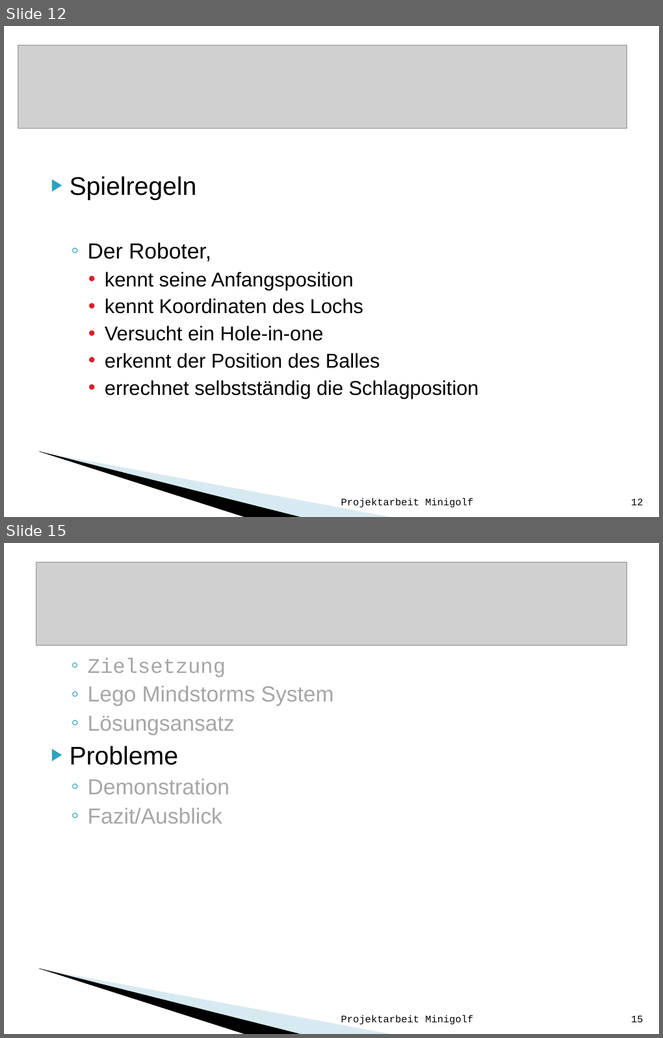
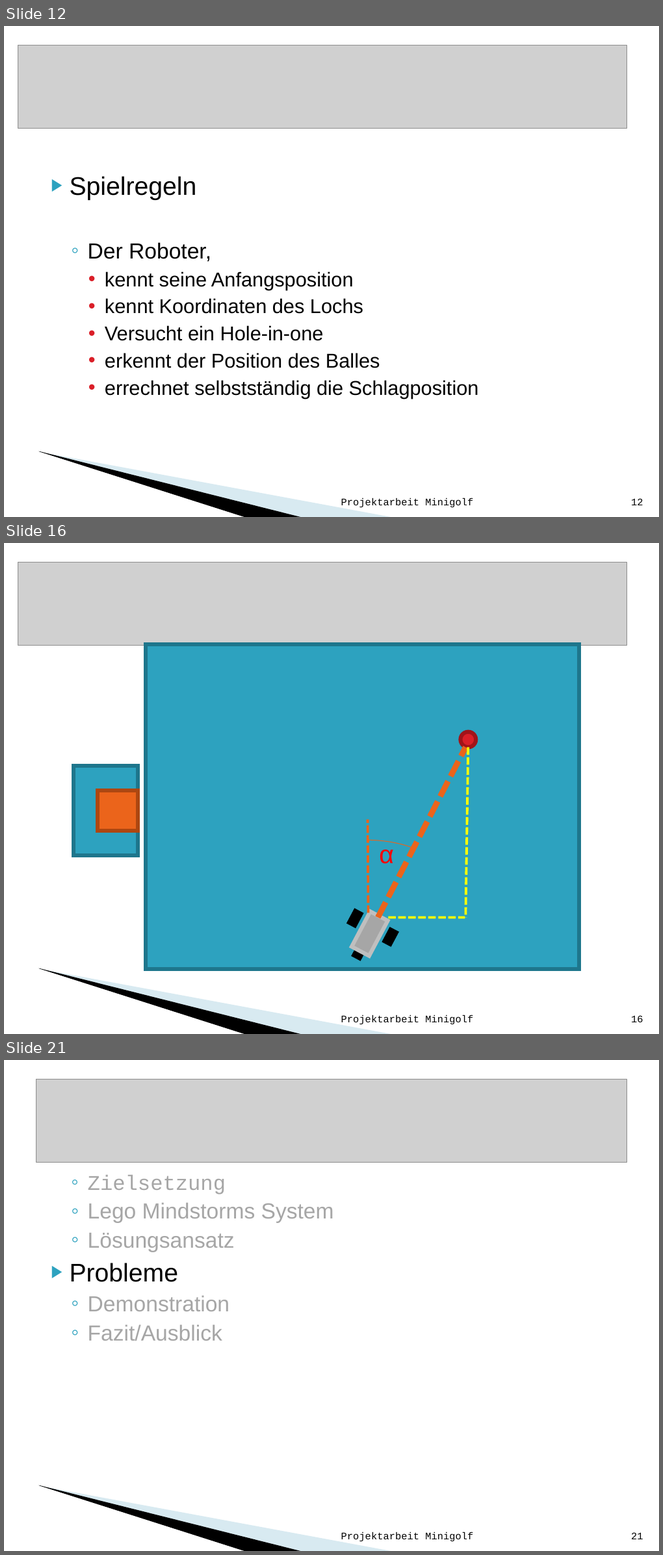
Before and after one commit to Rabbit2Clone/LegoMinigolfV1, a slide deck: Minigolf_mit_Lego_Mindstorms.ppt. Shown one above the other, each under a label of ours: slides 12 and 15 before the commit, slides 12, 16 and 21 after it; the slides between them are not shown. The pictures are 663x1038 and 663x1555 pixels, drawn with LibreOffice and Linux fonts; fonts in the diff are those of the drawing; grey boxes stand for pictures; background and template pictures are left out. Boxes give left, top, right and bottom in pixels: in the first picture for what was removed or moved away, otherwise in the second. Text is boxed around its words. In the diff, an @@ line names an element or a change of style, - is before the commit and + after.

```diff
--- a/Minigolf_mit_Lego_Mindstorms.ppt
+++ b/Minigolf_mit_Lego_Mindstorms.ppt
@@ slide 16 added at (x1=4, y1=543, x2=659, y2=1034), background #FFFFFF; not listed: 2 template elements that a slide beside it also shows @@
@@ picture added at (x1=18, y1=562, x2=627, y2=645) @@
@@ group added at (x1=74, y1=644, x2=579, y2=969): 7 rectangles, 4 lines, 1 ellipse, 1 text, 1 freeform shape @@
+α
@@ text added at (x1=341, y1=1016, x2=473, y2=1025), 11 pt, text #000000 @@
+Projektarbeit Minigolf
@@ page number added at (x1=631, y1=1016, x2=643, y2=1023), 11 pt, text #000000 @@
+16
@@ what was slide 15 is now slide 21 @@
@@ page number at (x1=631, y1=1533, x2=643, y2=1540): text changed @@
-15
+21
```
Also in this commit, not shown: 3 slides changed, 5 other slides added, 3 other files.
